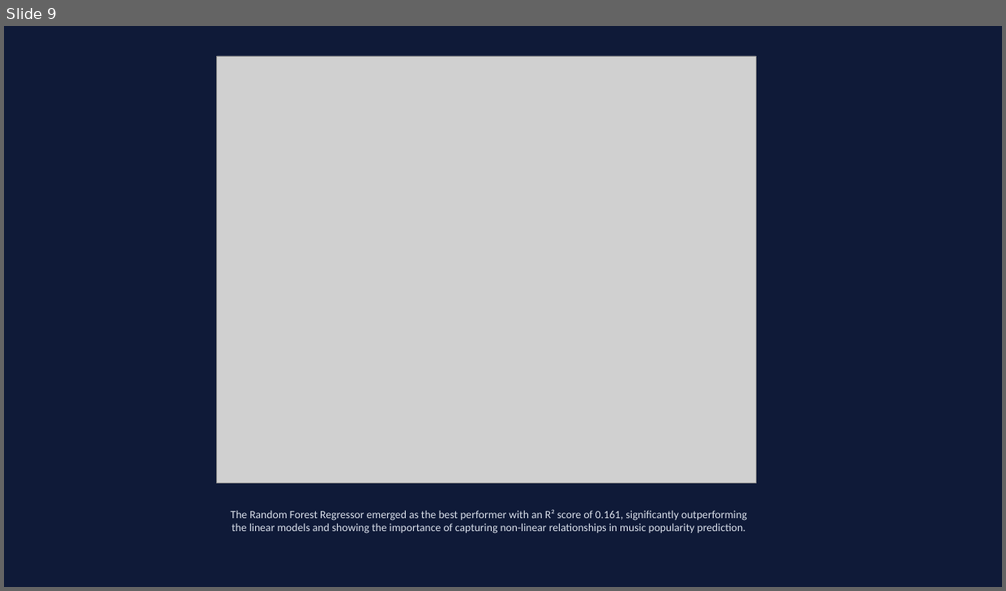
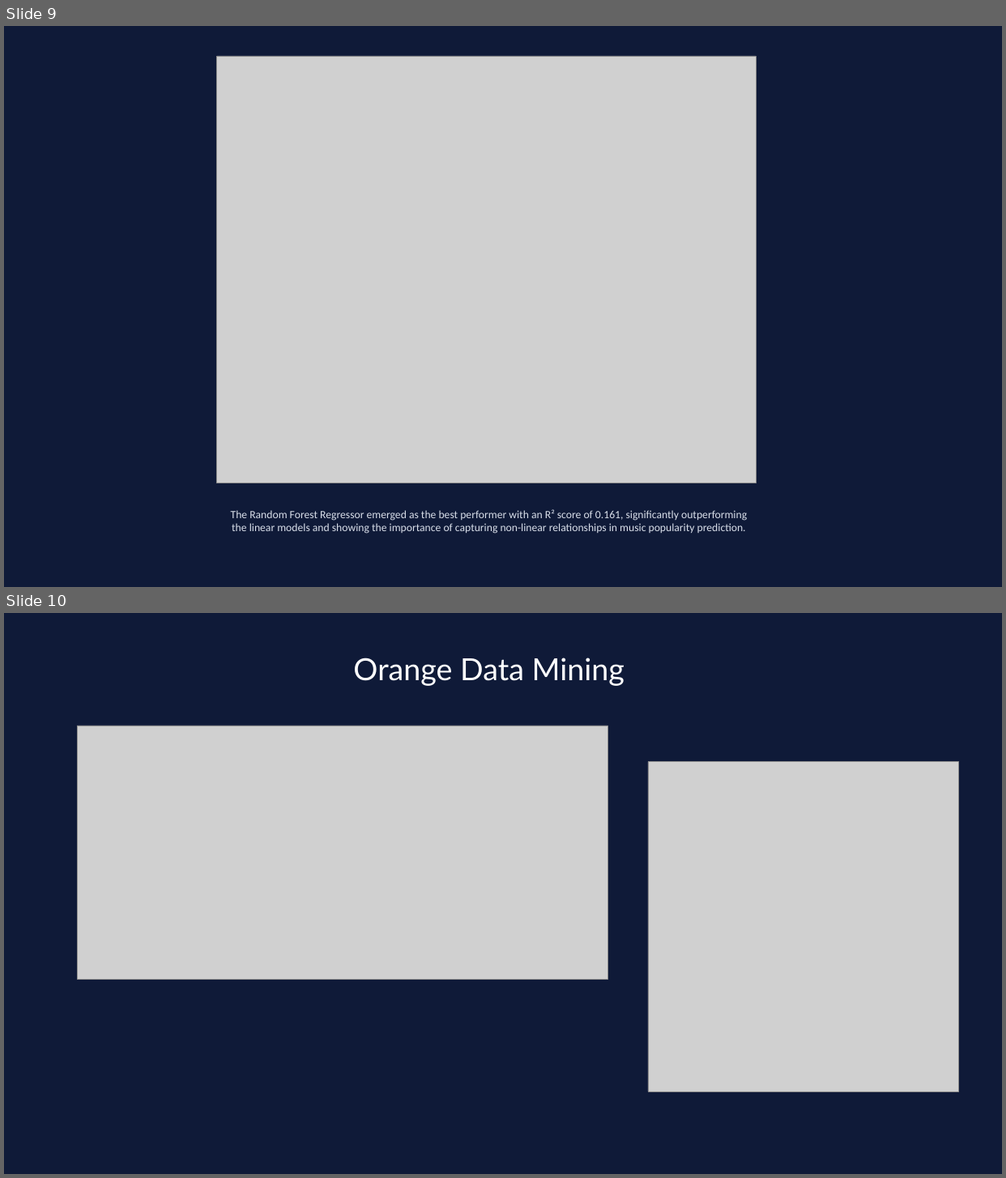
Before and after one commit to maahilachhwani/IITD_Spotify, a slide deck: IITD_Spotify_Project_Group12_final.pptx. Shown one above the other, each under a label of ours: slide 9 before the commit, slides 9 and 10 after it. The pictures are 1006x591 and 1006x1178 pixels, drawn with LibreOffice and Linux fonts; fonts in the diff are those of the drawing; grey boxes stand for pictures. Boxes give left, top, right and bottom in pixels: in the first picture for what was removed or moved away, otherwise in the second. Text is boxed around its words. In the diff, an @@ line names an element or a change of style, - is before the commit and + after.

Commit message:
updatted orange data mining details

```diff
--- a/IITD_Spotify_Project_Group12_final.pptx
+++ b/IITD_Spotify_Project_Group12_final.pptx
@@ slide 10 added at (4, 613, 1002, 1174), background #0F1A38 @@
@@ title added at (353, 658, 624, 686), 44 pt, text #FFFFFF @@
+Orange Data Mining
@@ picture added at (78, 726, 608, 979) @@
@@ picture added at (648, 762, 958, 1092) @@
```
Also in this commit, not shown: 1 slide changed, 3 other slides added, 1 other file.
